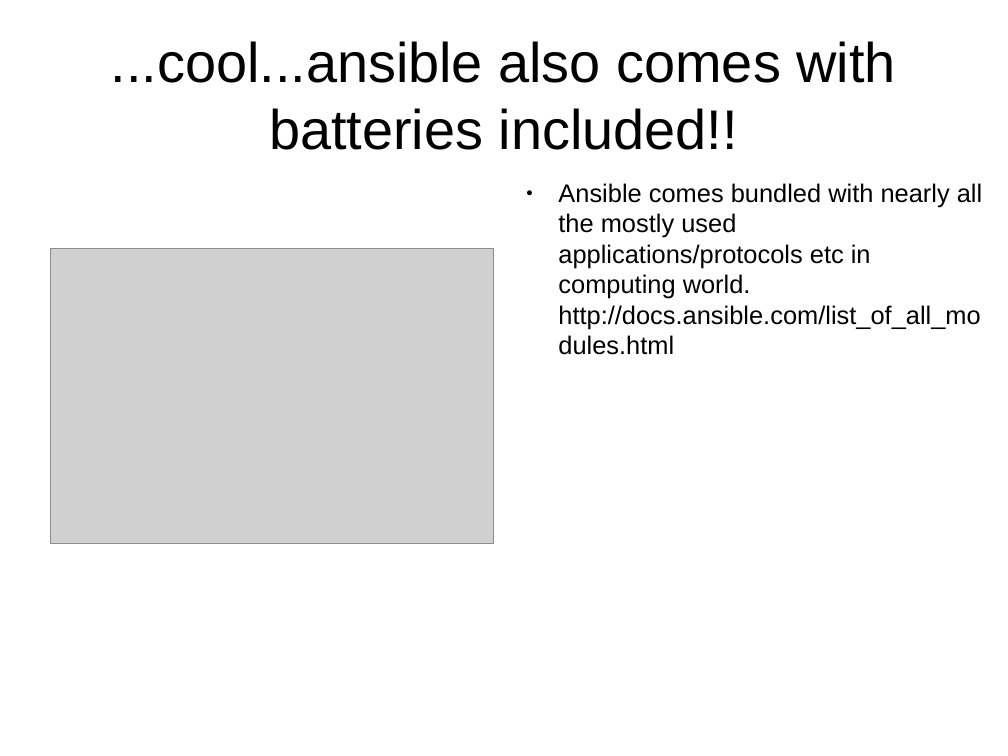
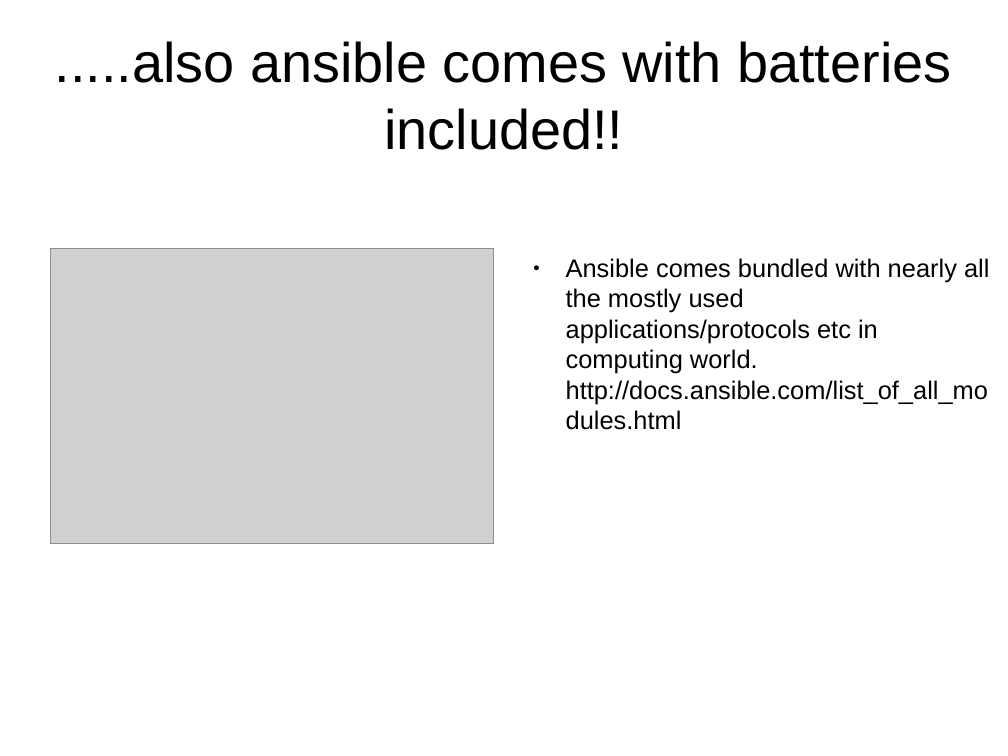
Before and after one commit to hellodk/ansible-meetup-bangalore, a slide deck: slide 5 of Contributing _to_Ansible.odp. Drawn at 1008x756 pixels with LibreOffice and Linux fonts; fonts in the diff are those of the drawing; grey boxes stand for pictures. Boxes give left, top, right and bottom in pixels: in the first picture for what was removed or moved away, otherwise in the second. Text is boxed around its words. In the diff, an @@ line names an element or a change of style, - is before the commit and + after.

```diff
--- a/Contributing _to_Ansible.odp
+++ b/Contributing _to_Ansible.odp
@@ title at (55, 41, 951, 150): text changed @@
-...cool...ansible also comes with batteries included!!
+.....also ansible comes with batteries included!!
@@ text "Ansible comes bundled with nearly ...": place and size @@
-text "Ansible comes bundled with nearly ..." at (558, 183, 982, 355)
+text "Ansible comes bundled with nearly ..." at (566, 258, 989, 430)
```
Also in this commit, not shown: 4 other slides changed, 2 slides added, 1 other file.
